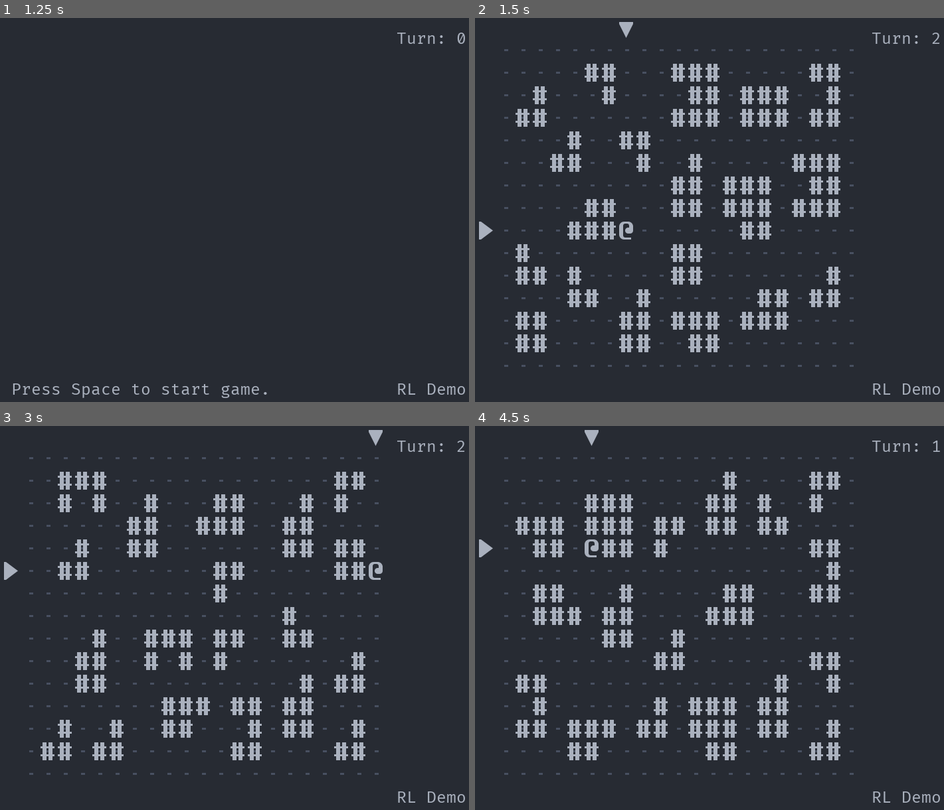
Above: before the commit, frames 1-4 (two rows, left to right).
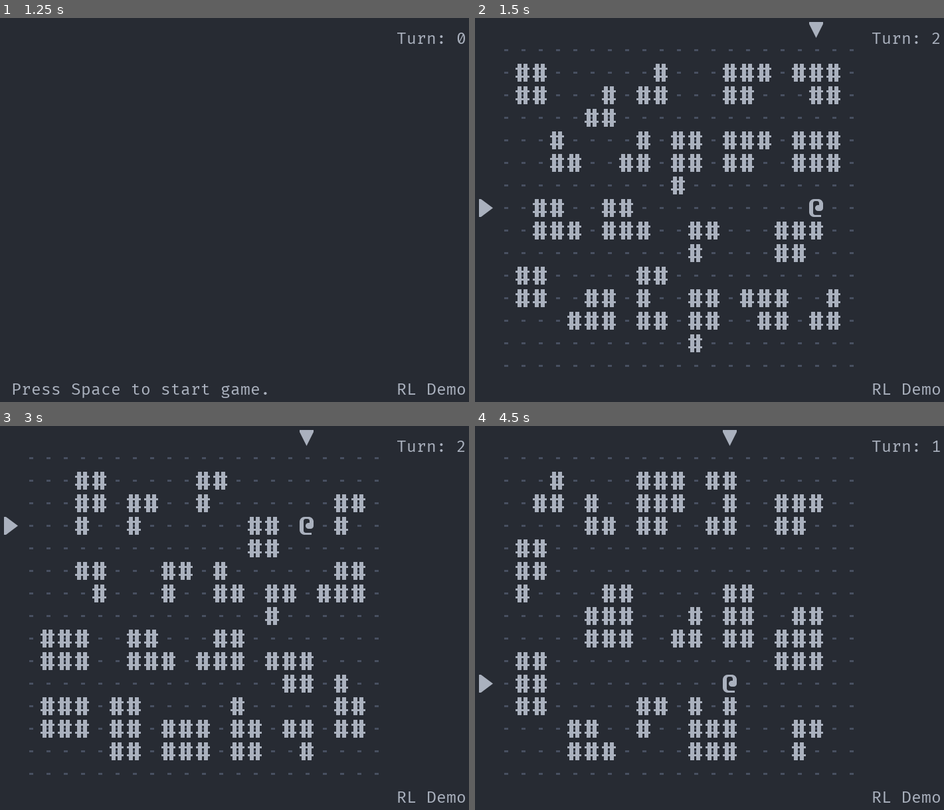
Above: after the commit, the same moments.

Repository: Bozar/OneMoreLevel
Game: Godot game, scene res://scene/main/MainScene.tscn
Two runs of this game, one before a commit and one after it. Both use one fixed random seed, a clock stepped at 60 frames per second and the inputs below.
Inputs:
- Up to frame 1 (1.25 s): tap Space (init_world) at 0.5, 0.6 s; hold Right (move_right) from 0.53 s (still down)
- Up to frame 2 (1.5 s): tap Space (init_world) at 1.25 s; release Right (move_right) at 1.28 s; hold Down (move_down) from 1.28 s (still down); tap . (wait) at 1.35 s
- Up to frame 3 (3 s): tap Enter at 2 s; release Down (move_down) at 2.03 s; hold Right (move_right) 2.03-2.78 s; tap Space (init_world) at 2.1, 2.75 s; hold Up (move_up) from 2.78 s (still down); tap . (wait) at 2.85 s
- Up to frame 4 (4.5 s): tap Enter at 3.5 s; release Up (move_up) at 3.53 s; hold Left (move_left) from 3.53 s (still down); tap Space (init_world) at 3.6, 4.25 s; tap . (wait) at 4.35 s

Frame 1 is identical in both runs. In frame 2, 11% of the frame differs, in the area x 0-78%, y 1-88%; in frame 3, 9.7%; in frame 4, 8.3%.

Commit message:
Knight: Find another way to dig wall corners.

Diff:
--- a/library/init/InitKnight.gd
+++ b/library/init/InitKnight.gd
@@ -46,8 +46,9 @@
 	var width: int = _ref_RandomNumber.get_int(min_size, max_size)
 	var height: int = _ref_RandomNumber.get_int(min_size, max_size)
 
-	var is_not_digged: bool = true
-	var is_border: bool
+	var dig_border: int
+	var exclude_x: int
+	var exclude_y: int
 
 	# Verify the starting point and size.
 	for x in range(start_x, start_x + width):
@@ -62,14 +63,33 @@
 	max_x = start_x + width - 2
 	max_y = start_y + height - 2
 
+	# Decide which grid to dig.
+	dig_border = _ref_RandomNumber.get_int(0, 5)
+	match dig_border:
+		# Top.
+		0:
+			exclude_x = _ref_RandomNumber.get_int(start_x, max_x)
+			exclude_y = start_y
+		# Right.
+		1:
+			exclude_x = max_x - 1
+			exclude_y = _ref_RandomNumber.get_int(start_y, max_y)
+		# Bottom.
+		2:
+			exclude_x = _ref_RandomNumber.get_int(start_x, max_x)
+			exclude_y = max_y - 1
+		# Left.
+		3:
+			exclude_x = start_x
+			exclude_y = _ref_RandomNumber.get_int(start_y, max_y)
+		# Do not dig.
+		4:
+			pass
+
 	for x in range(start_x, max_x):
 		for y in range(start_y, max_y):
 			# Every wall block might lose one grid.
-			is_border = (x == start_x) or (x == max_x - 1) \
-					or (y == start_y) or (y == max_y - 1)
-			if is_not_digged and is_border \
-					and (_ref_RandomNumber.get_int(0, 3) == 0):
-				is_not_digged = false
+			if (x == exclude_x) and (y == exclude_y):
 				continue
 
 			# Add wall blocks to blueprint and set dungeon board.
